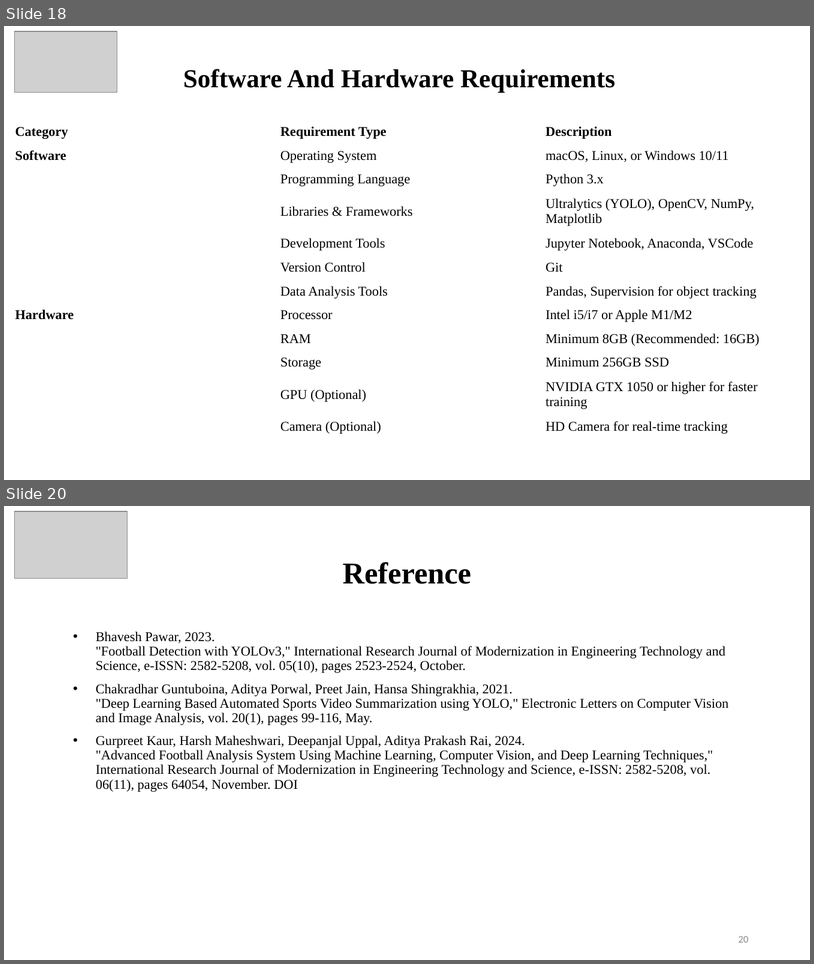
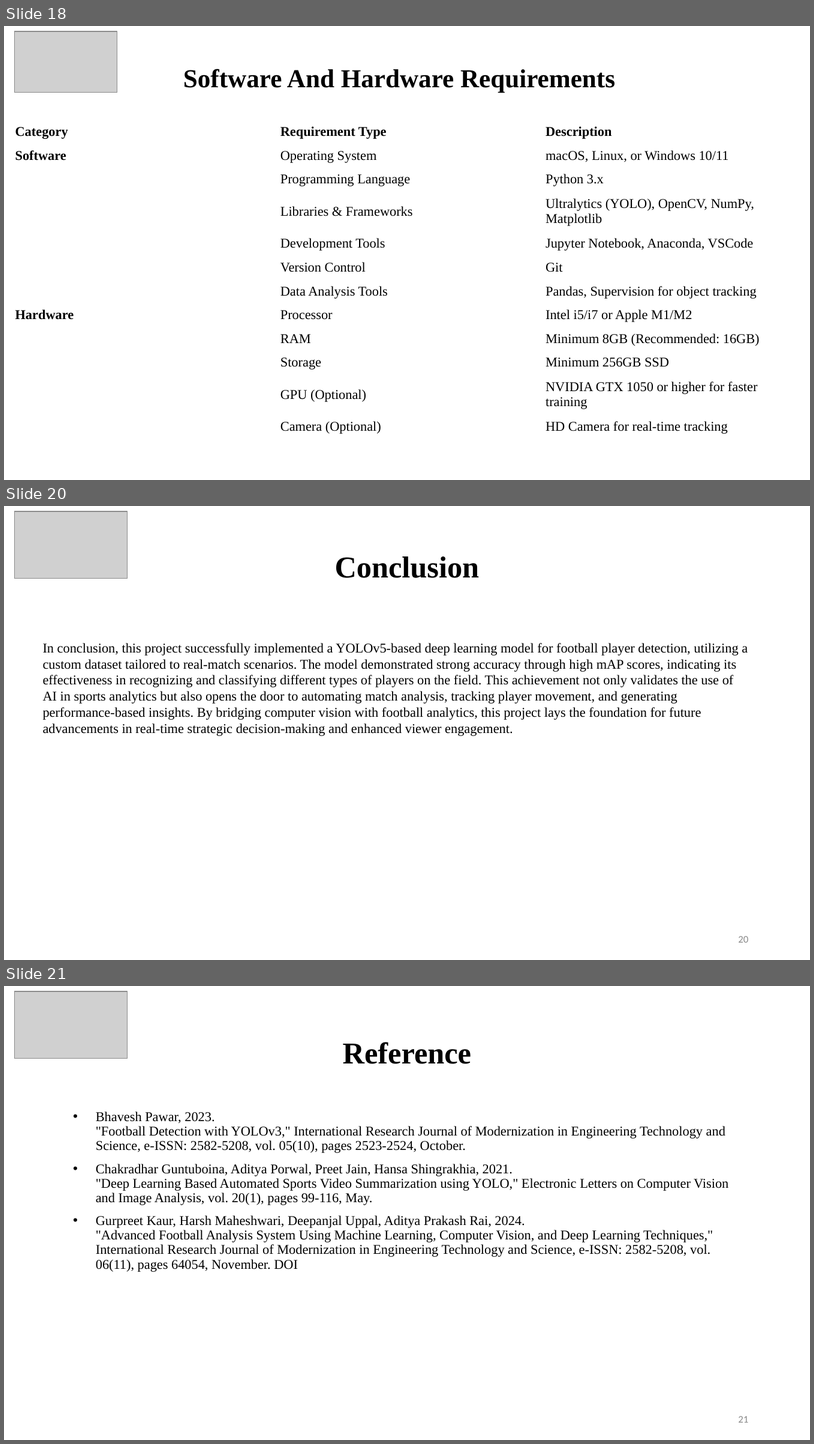
Before and after one commit to kmoin1309/Semester-6-Practicals, a slide deck: MNP/Sem-6-ppt.pptx. Shown one above the other, each under a label of ours: slides 18 and 20 before the commit, slides 18, 20 and 21 after it; the slides between them are not shown. The pictures are 814x964 and 814x1444 pixels, drawn with LibreOffice and Linux fonts; fonts in the diff are those of the drawing; grey boxes stand for pictures. Boxes give left, top, right and bottom in pixels: in the first picture for what was removed or moved away, otherwise in the second. Text is boxed around its words. In the diff, an @@ line names an element or a change of style, - is before the commit and + after.

Commit message:
Final changes in the ppt

```diff
--- a/MNP/Sem-6-ppt.pptx
+++ b/MNP/Sem-6-ppt.pptx
@@ slide 20 added at (x1=4, y1=506, x2=810, y2=960), background #FFFFFF @@
@@ picture added at (x1=14, y1=511, x2=128, y2=579) @@
@@ title added at (x1=335, y1=556, x2=480, y2=578), 36 pt, text #000000, bold @@
+Conclusion
@@ text added at (x1=43, y1=643, x2=748, y2=736), 16 pt, text #000000 @@
+In conclusion, this project successfully implemented a YOLOv5-based deep learning model for football player detection, utilizing a custom dataset tailored to real-match scenarios. The model demonstrated strong accuracy through high mAP scores, indicating its effectiveness in recognizing and classifying different types of players on the field. This achievement not only validates the use of AI in sports analytics but also opens the door to automating match analysis, tracking player movement, and generating performance-based insights. By bridging computer vision with football analytics, this project lays the foundation for future advancements in real-time strategic decision-making and enhanced viewer engagement.
@@ page number added at (x1=738, y1=936, x2=749, y2=942), 12 pt, text #888888 @@
+20
@@ what was slide 20 is now slide 21 @@
@@ page number at (x1=738, y1=1416, x2=749, y2=1422): text changed @@
-20
+21
```
Also in this commit, not shown: 1 other slide added, 1 slide removed.
